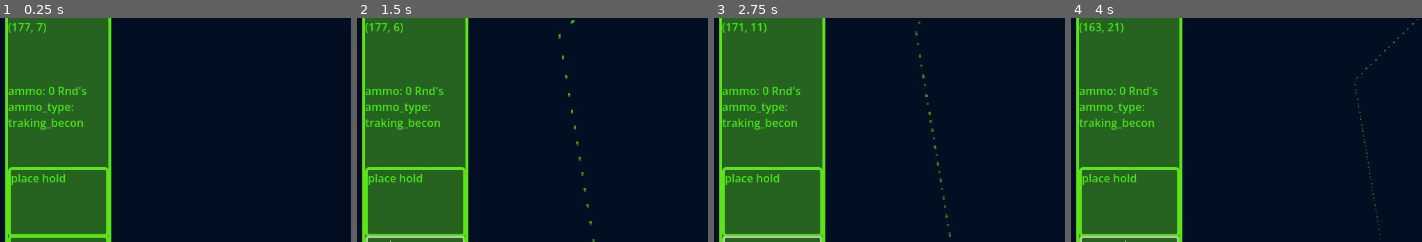
Above: before the commit, frames 1-4 (left to right).
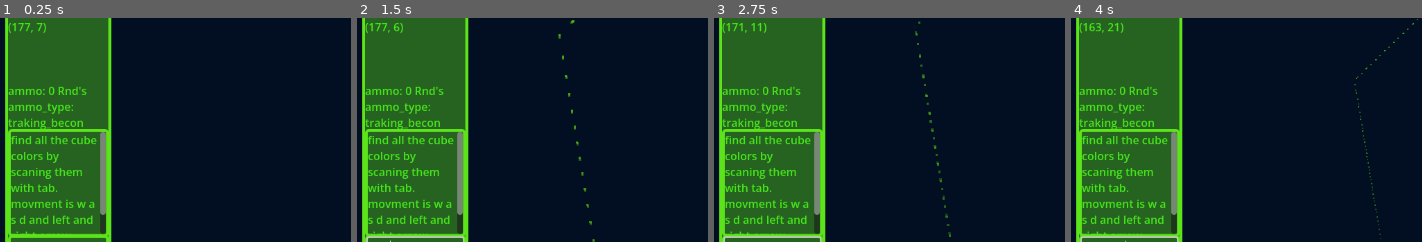
Above: after the commit, the same moments.

Repository: Codename1001/radar-game
Game: Godot game, scene res://scenes/world.tscn
Same seed, same stepped clock (60 frames per second), same inputs: the game is played once before the commit and once after it.
Inputs (mouse positions are % of the whole screen's width and height, from its top left):
- Up to frame 1 (0.25 s): no input
- Up to frame 2 (1.5 s): click (8, 64) at 0.52 s; type "12" at 0.6 s; move the mouse to (82, 45) at 1.27 s; hold D (right) from 1.28 s (still down); tap Space (shoot) at 1.35 s
- Up to frame 3 (2.75 s): move the mouse to (34, 55) at 2.02 s; release D (right) at 2.03 s; hold S (down) from 2.03 s (still down); tap Up (zoom in) at 2.1 s
- Up to frame 4 (4 s): move the mouse to (68, 28) at 2.77 s; release S (down) at 2.78 s; hold D (right) 2.78-3.53 s; hold Down (zoom out) 2.78-3.53 s; move the mouse to (51, 70) at 3.52 s; hold W (up) from 3.53 s (still down); tap Shift at 3.6 s
The pictures show only the part of the screen within x 0-50%, y 12-62%; the shares and areas given below are measured in that part.

The runs differ from the first frame. In frame 1, 4.1% of the frame differs, in the area x 2-32%, y 49-97%; in frame 2, 4.1%; in frame 3, 4.1%; in frame 4, 4.1%.

Commit message:
added instructions

Diff:
--- a/scenes/components/hud.tscn
+++ b/scenes/components/hud.tscn
@@ -52,7 +52,7 @@
 alignment = 2
 
 [node name="RichTextLabel" type="RichTextLabel" parent="Control/Node2D/VSplitContainer" unique_id=204233682]
-custom_minimum_size = Vector2(0, 151.28)
+custom_minimum_size = Vector2(0, 154.515)
 layout_mode = 2
 size_flags_vertical = 3
 theme_override_colors/default_color = Color(0.302, 1, 0.11, 0.85)
@@ -62,19 +62,20 @@
 text = "place hold"
 
 [node name="PanelContainer2" type="PanelContainer" parent="Control/Node2D/VSplitContainer" unique_id=400061586]
-custom_minimum_size = Vector2(145.345, 65.625)
+custom_minimum_size = Vector2(145.345, 94.09)
 layout_mode = 2
 size_flags_vertical = 8
 theme_override_styles/panel = SubResource("StyleBoxFlat_bew8r")
 
 [node name="RichTextLabel" type="RichTextLabel" parent="Control/Node2D/VSplitContainer/PanelContainer2" unique_id=2016821782]
-custom_minimum_size = Vector2(0, 92.69)
+custom_minimum_size = Vector2(0, 147.61)
 layout_mode = 2
 theme_override_colors/default_color = Color(0.302, 1, 0.11, 0.85)
 theme_override_fonts/normal_font = SubResource("FontVariation_ahhtf")
 theme_override_font_sizes/normal_font_size = 16
 bbcode_enabled = true
-text = "place hold"
+text = "find all the cube colors by scaning them with tab. movment is w a s d and left and right arrow keys to strafe
+"
 
 [node name="PanelContainer" type="PanelContainer" parent="Control/Node2D/VSplitContainer" unique_id=1046581053]
 custom_minimum_size = Vector2(145.345, 36.385)
